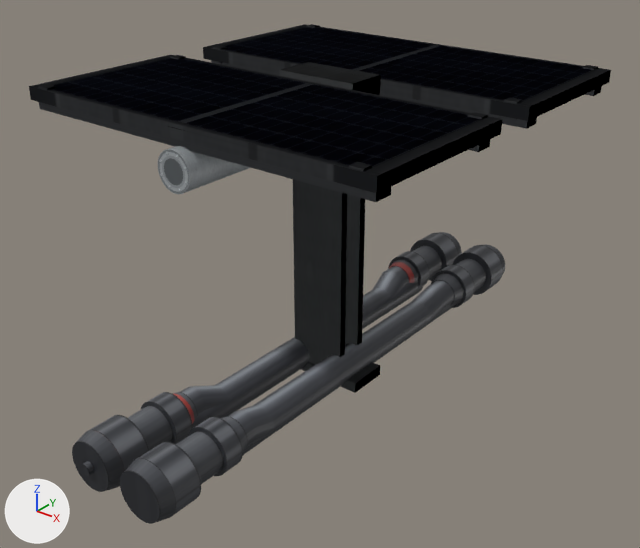
Before and after pictures for a commit that changed the OBJ model src/main/resources/assets/electricity/models/pv_track/pv_track.obj.
Camera for both pictures: a 50 mm lens placed at (1.246, -1.592, 1.254), pointed at (0.012, -0.05, 0.297). Arrows for +X, +Y and +Z are at lower left; the lights stay in place. The older version comes first. Where no turn or scale is listed for an object, it has been applied to the vertices.

In view in the first picture: 'harness', 'harness_plug_north', 'harness_plug_north.001', 'harness_plug_south', 'harness_plug_south.001', 'harness_plug_south.002', 'motor', 'motor.001', 'pier', 'pier.001', 'rotate_modules_0', 'rotate_modules_0.001', 'rotate_modules_1.001', 'rotate_modules_1.002', 'rotate_rails_1' and 6 more.
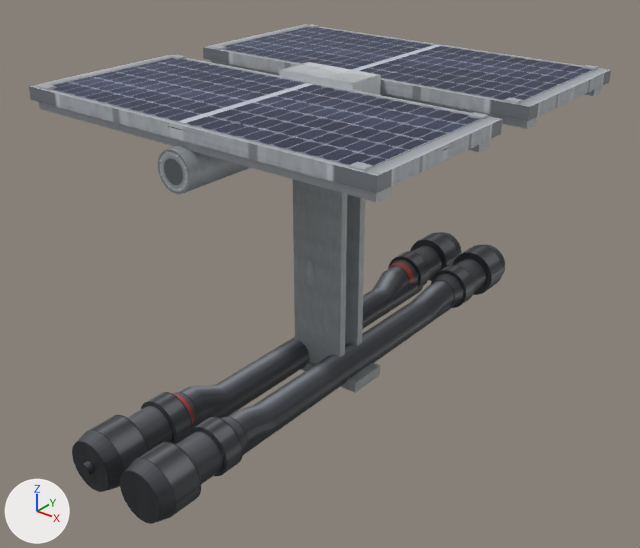
Diff of the bpy script that builds the scene:
```diff
--- a/src/main/resources/assets/electricity/models/pv_track/pv_track.obj.py
+++ b/src/main/resources/assets/electricity/models/pv_track/pv_track.obj.py
@@ me_motor @@
 me_motor.from_pydata(...)  # 8 vertices, 5 faces; spans x -0.105..0.105, y -0.053..0.053, z 0.575..0.785
+# me_motor part 1
+# 5 faces are deleted
+# 5 new faces join them
 me_motor.materials.append(mat_cabinet)
@@ me_motor_001 @@
 me_motor_001.from_pydata(...)  # 4 vertices, 1 face; spans x -0.105..0.105, y -0.053..0.053, z 0.785
-me_motor_001.vertices[0].co = (-0.105, 0.053, 0.785)  # pixel (308, 62)
-me_motor_001.vertices[1].co = (0.105, 0.053, 0.785)  # pixel (380, 74)
-me_motor_001.vertices[2].co = (0.105, -0.053, 0.785)  # pixel (352, 83)
-me_motor_001.vertices[3].co = (-0.105, -0.053, 0.785)  # pixel (279, 69)
+# me_motor_001 part 2
+me_motor_001.vertices[0].co = (-0.105, -0.053, 0.785)  # pixel (279, 69)
+me_motor_001.vertices[1].co = (0.105, -0.053, 0.785)  # pixel (352, 83)
+me_motor_001.vertices[2].co = (0.105, 0.053, 0.785)  # pixel (380, 74)
+me_motor_001.vertices[3].co = (-0.105, 0.053, 0.785)  # pixel (308, 62)
 me_motor_001.materials.append(mat_cabinet_top)
@@ me_pier @@
 me_pier.from_pydata(...)  # 184 vertices, 162 faces; spans x -0.13..0.13, y -0.055..0.055, z 0.0..0.048
+# me_pier part 3
+# 162 faces are deleted
+# 162 new faces join them
 me_pier.materials.append(mat_plate)
@@ me_pier_001 @@
 me_pier_001.from_pydata(...)  # 24 vertices, 18 faces; spans x -0.075..0.075, y -0.047..0.047, z 0.0..0.575
+# me_pier_001 part 4
+# 18 faces are deleted
+# 18 new faces join them
 me_pier_001.materials.append(mat_steel)
@@ me_rotate_modules_0 @@
 me_rotate_modules_0.from_pydata(...)  # 4 vertices, 1 face; spans x -0.47..0.47, y 0.06..0.48, z 0.772
-me_rotate_modules_0.vertices[0].co = (-0.47, 0.48, 0.772)  # pixel (304, 24)
-me_rotate_modules_0.vertices[1].co = (0.47, 0.48, 0.772)  # pixel (611, 69)
-me_rotate_modules_0.vertices[2].co = (0.47, 0.06, 0.772)  # pixel (529, 106)
-me_rotate_modules_0.vertices[3].co = (-0.47, 0.06, 0.772)  # pixel (202, 47)
+# me_rotate_modules_0 part 5
+me_rotate_modules_0.vertices[0].co = (-0.47, 0.06, 0.772)  # pixel (202, 47)
+me_rotate_modules_0.vertices[1].co = (0.47, 0.06, 0.772)  # pixel (529, 106)
+me_rotate_modules_0.vertices[2].co = (0.47, 0.48, 0.772)  # pixel (611, 69)
+me_rotate_modules_0.vertices[3].co = (-0.47, 0.48, 0.772)  # pixel (304, 24)
 me_rotate_modules_0.materials.append(mat_module)
@@ me_rotate_modules_0_001 @@
 me_rotate_modules_0_001.from_pydata(...)  # 8 vertices, 4 faces; spans x -0.47..0.47, y 0.06..0.48, z 0.742..0.772
 # verts and faces of me_rotate_modules_0_001; kept vertices keep their numbers, new ones are numbered from 8
+# me_rotate_modules_0_001 part 6
+delete_faces([(2, 5, 4, 3), (0, 7, 6, 1), (0, 3, 4, 7), (1, 6, 5, 2)])
+faces += [(2, 3, 4, 5), (0, 1, 6, 7), (0, 7, 4, 3), (1, 2, 5, 6)]
 me_rotate_modules_0_001.materials.append(mat_module_edge)
@@ me_rotate_modules_1_001 @@
 me_rotate_modules_1_001.from_pydata(...)  # 4 vertices, 1 face; spans x -0.47..0.47, y -0.475..-0.055, z 0.772
-me_rotate_modules_1_001.vertices[0].co = (-0.47, -0.055, 0.772)  # pixel (170, 54)
-me_rotate_modules_1_001.vertices[1].co = (0.47, -0.055, 0.772)  # pixel (502, 119)
-me_rotate_modules_1_001.vertices[2].co = (0.47, -0.475, 0.772)  # pixel (377, 175)
-me_rotate_modules_1_001.vertices[3].co = (-0.47, -0.475, 0.772)  # pixel (28, 86)
+# me_rotate_modules_1_001 part 7
+me_rotate_modules_1_001.vertices[0].co = (-0.47, -0.475, 0.772)  # pixel (28, 86)
+me_rotate_modules_1_001.vertices[1].co = (0.47, -0.475, 0.772)  # pixel (377, 175)
+me_rotate_modules_1_001.vertices[2].co = (0.47, -0.055, 0.772)  # pixel (502, 119)
+me_rotate_modules_1_001.vertices[3].co = (-0.47, -0.055, 0.772)  # pixel (170, 54)
 me_rotate_modules_1_001.materials.append(mat_module)
@@ me_rotate_modules_1_002 @@
 me_rotate_modules_1_002.from_pydata(...)  # 8 vertices, 4 faces; spans x -0.47..0.47, y -0.475..-0.055, z 0.742..0.772
 # verts and faces of me_rotate_modules_1_002; kept vertices keep their numbers, new ones are numbered from 8
+# me_rotate_modules_1_002 part 8
+delete_faces([(2, 5, 4, 3), (0, 7, 6, 1), (0, 3, 4, 7), (1, 6, 5, 2)])
+faces += [(2, 3, 4, 5), (0, 1, 6, 7), (0, 7, 4, 3), (1, 2, 5, 6)]
 me_rotate_modules_1_002.materials.append(mat_module_edge)
```

Boxes (x1, y1, x2, y2) around the edits, measured in the pictures (640 x 548 px; the box of a moved part takes in the faces that stretch with it):
part 1 of me_motor, moved or reshaped: (279, 70, 381, 95) in both
part 2 of me_motor_001, moved or reshaped: (281, 62, 379, 84) in both
part 3 of me_pier, moved or reshaped: (301, 362, 380, 393) in both
part 4 of me_pier_001, moved or reshaped: (293, 179, 365, 364) in both
part 5 of me_rotate_modules_0, moved or reshaped: (204, 24, 610, 107) in both
part 6 of me_rotate_modules_0_001, moved or reshaped: (203, 47, 611, 121) in both
part 7 of me_rotate_modules_1_001, moved or reshaped: (30, 55, 502, 176) in both
part 8 of me_rotate_modules_1_002, moved or reshaped: (29, 86, 502, 193) in both
